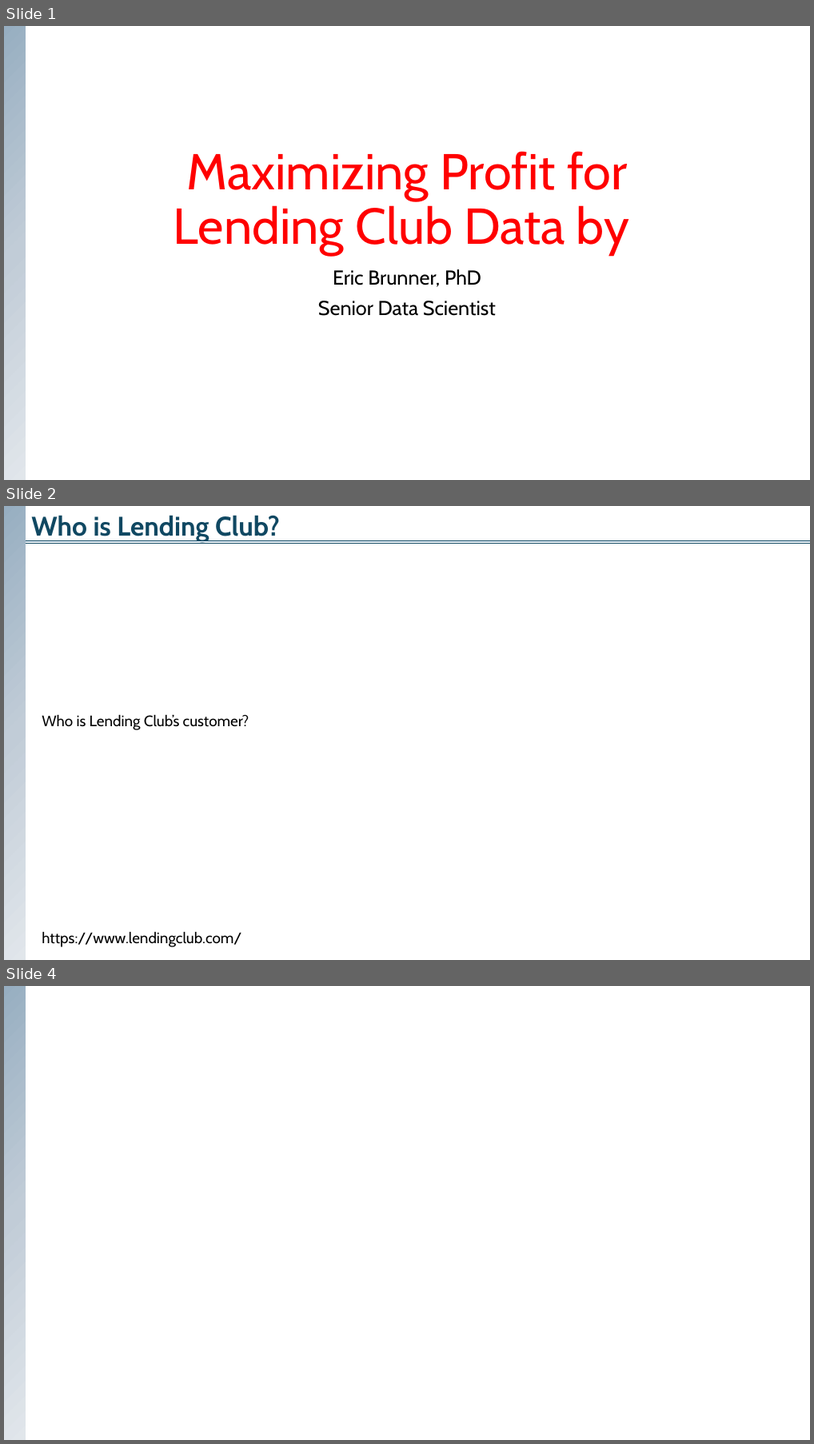
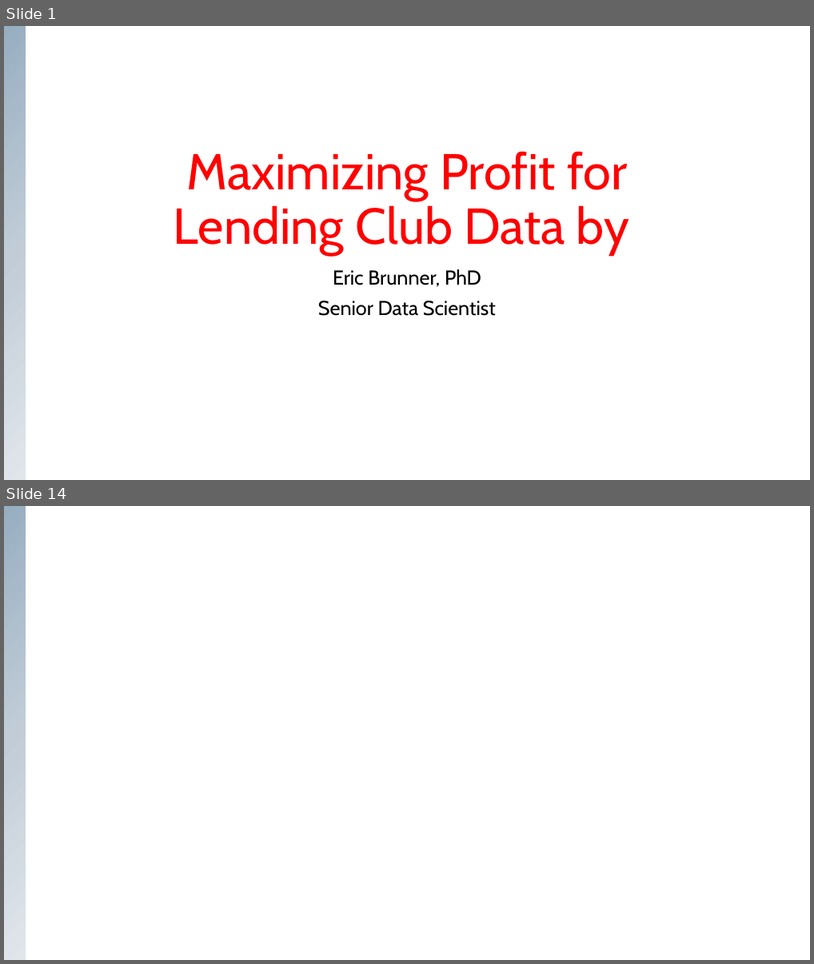
Before and after one commit to 37signals37/lending_club, a slide deck: Maximizing Profit for Lending Club.pptx. Shown one above the other, each under a label of ours: slides 1, 2 and 4 before the commit, slides 1 and 14 after it; the slides between them are not shown. The pictures are 814x1444 and 814x964 pixels, drawn with LibreOffice and Linux fonts; fonts in the diff are those of the drawing. Boxes give left, top, right and bottom in pixels: in the first picture for what was removed or moved away, otherwise in the second. Text is boxed around its words. In the diff, an @@ line names an element or a change of style, - is before the commit and + after.

```diff
--- a/Maximizing Profit for Lending Club.pptx
+++ b/Maximizing Profit for Lending Club.pptx
@@ slide 2 removed at bbox=[4, 506, 810, 960], background #FFFFFF @@
@@ group removed at bbox=[4, 506, 810, 960]: 3 lines, 1 text, 1 rectangle @@
-Who is Lending Club?
@@ text removed at bbox=[42, 714, 250, 730] @@
-Who is Lending Club’s customer?
@@ text removed at bbox=[42, 931, 242, 947] @@
-https://www.lendingclub.com/
@@ what was slide 4 is now slide 14 @@
```
Also in this commit, not shown: 1 slide changed, 12 slides added, 5 other files.
